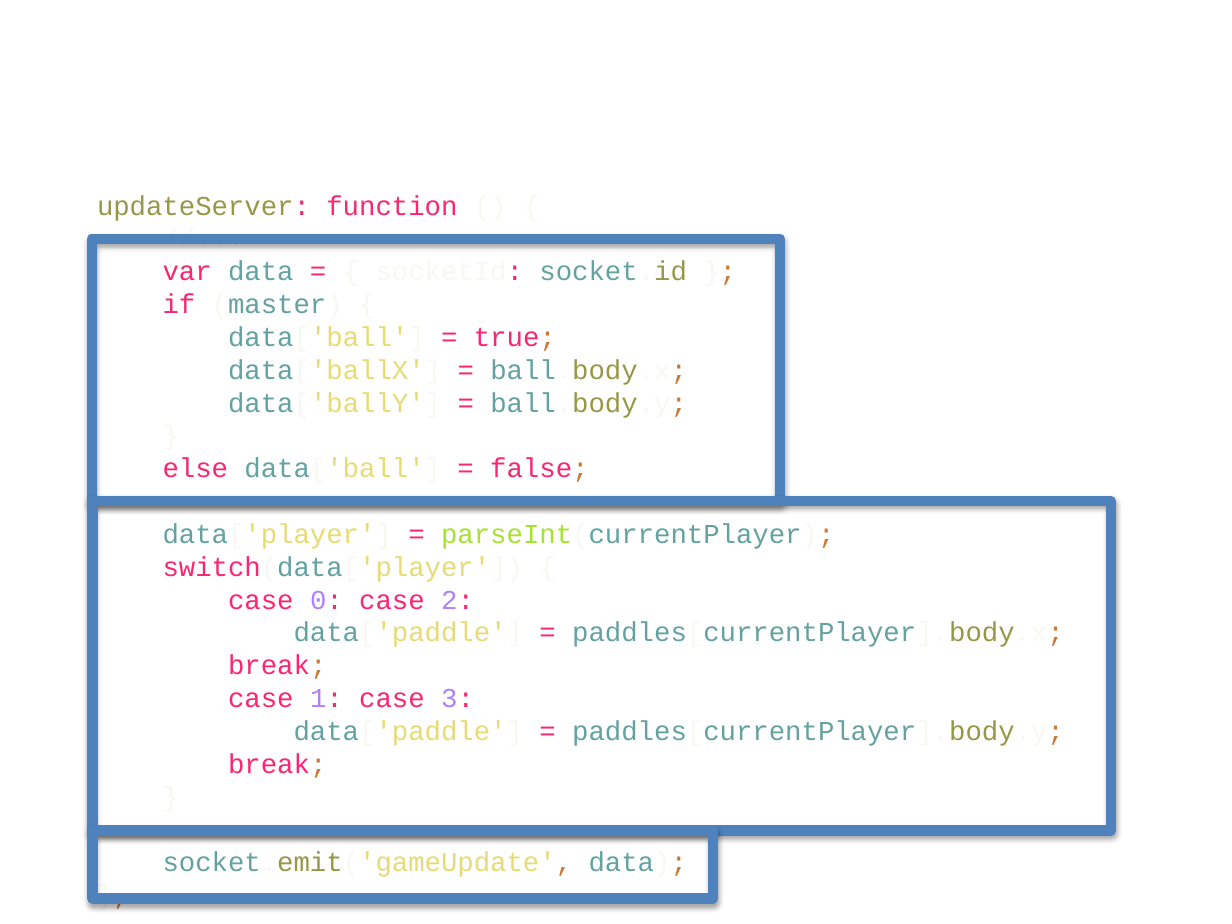
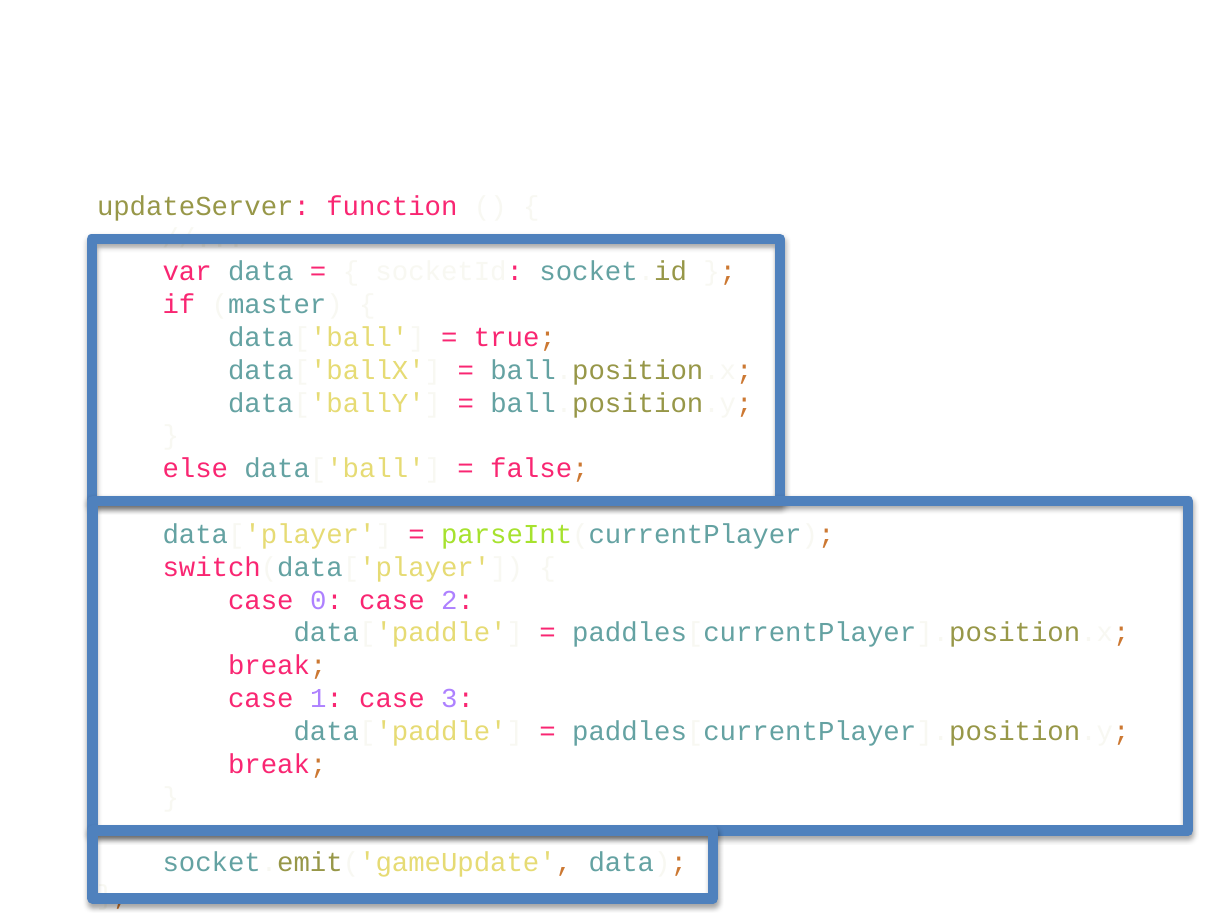
Before and after one commit to Lotti/codemotion2015, a slide deck: slide 26 of slides/slides.pptx. Drawn at 1232x924 pixels with LibreOffice and Linux fonts; fonts in the diff are those of the drawing; background and template pictures are left out. Boxes give left, top, right and bottom in pixels: in the first picture for what was removed or moved away, otherwise in the second. Text is boxed around its words. In the diff, an @@ line names an element or a change of style, - is before the commit and + after.

Commit message:
slides bugfix

```diff
--- a/slides/slides.pptx
+++ b/slides/slides.pptx
@@ text at [163,261,1129,778]: text changed @@
-//...
-var data = { socketId: socket.id };
-if (master) {
-data['ball'] = true;
-data['ballX'] = ball.body.x;
-data['ballY'] = ball.body.y;
-}
-else data['ball'] = false;
-data['player'] = parseInt(currentPlayer);
-switch(data['player']) {
-case 0: case 2:
-data['paddle'] = paddles[currentPlayer].body.x;
-break;
-case 1: case 3:
-data['paddle'] = paddles[currentPlayer].body.y;
-break;
-}
+//...
+var data = { socketId: socket.id };
+if (master) {
+data['ball'] = true;
+data['ballX'] = ball.position.x;
+data['ballY'] = ball.position.y;
+}
+else data['ball'] = false;
+data['player'] = parseInt(currentPlayer);
+switch(data['player']) {
+case 0: case 2:
+data['paddle'] = paddles[currentPlayer].position.x;
+break;
+case 1: case 3:
+data['paddle'] = paddles[currentPlayer].position.y;
+break;
+}
@@ rectangle: place and size @@
-rectangle at [92,500,1111,830]
+rectangle at [92,500,1189,830]
```
Also in this commit, not shown: 1 other file.
